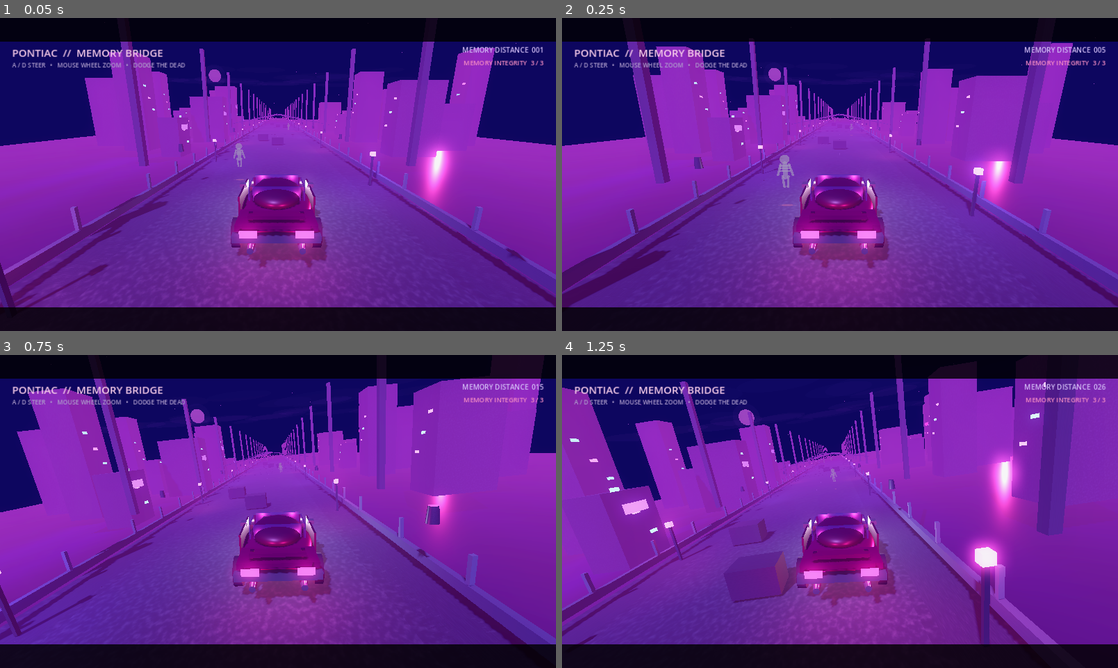
Above: before the commit, frames 1-4 (two rows, left to right).
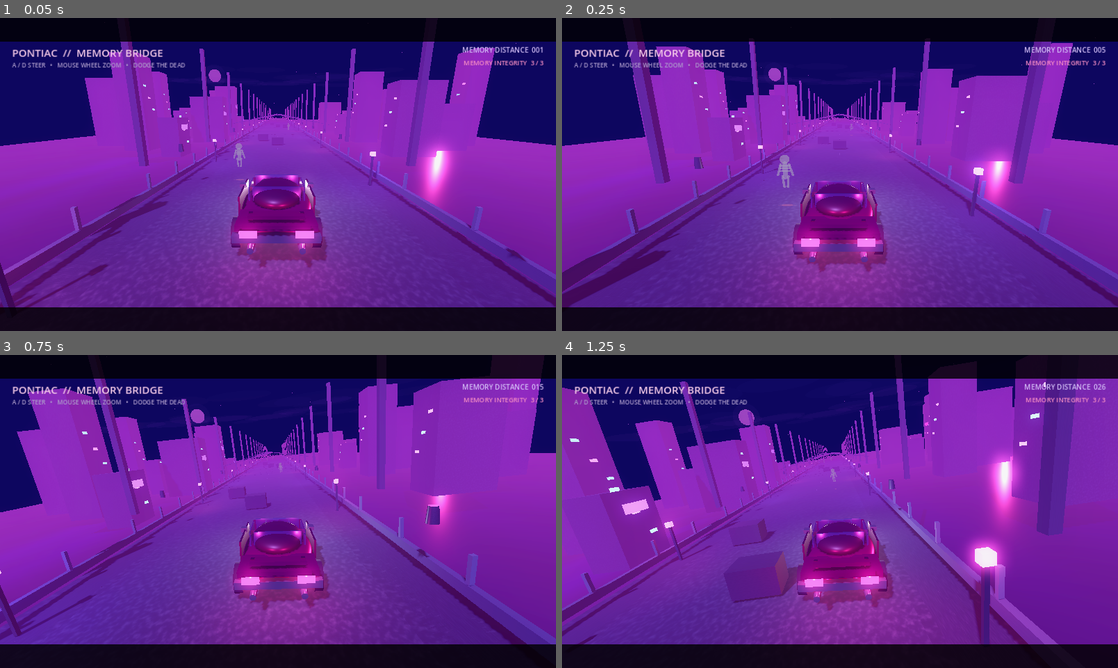
Above: after the commit, the same moments.

Repository: fuzeonspotify/outoftime
Game: Godot game, scene res://scenes/road_memory.tscn
The game is run twice, just before and just after one commit, with the same random seed, the same clock (stepped at 60 frames per second) and the same inputs. This scene is started directly instead of the project's main scene.
Inputs (mouse positions are in pixels of both pictures, inside the frame that each line leads up to):
- Up to frame 1 (0.05 s): no input
- Up to frame 2 (0.25 s): no input
- Up to frame 3 (0.75 s): move the mouse to (400, 495) at 0.52 s; hold D (move_right) from 0.53 s (still down); tap Shift at 0.6 s; click (400, 495) at 0.67 s
- Up to frame 4 (1.25 s): keep holding D (move_right); tap Space at 0.77 s

Frame 1 is identical in both runs. In frame 2, 2.7% of the frame differs, in the area x 41-59%, y 50-82%; in frame 3, 2.8%, in the area x 41-60%, y 50-82%; in frame 4, 2.8%.
Error in both runs: Invalid assignment of property or key 'volume_linear' with value of type 'float' on a base object of type 'AudioStreamPlayer'. (res://scripts/audio/music_direc…

Commit message:
Align rebuilt Pontiac with bridge surface

Diff:
--- a/scenes/road_memory.tscn
+++ b/scenes/road_memory.tscn
@@ -1,9 +1,10 @@
-[gd_scene load_steps=5 format=3]
+[gd_scene load_steps=6 format=3]
 
 [ext_resource type="Script" path="res://scripts/world/road_memory.gd" id="1_road"]
 [ext_resource type="Script" path="res://scripts/world/road_audio.gd" id="2_audio"]
 [ext_resource type="Script" path="res://scripts/world/environment_art_pass.gd" id="3_art"]
 [ext_resource type="Script" path="res://scripts/models/world_model_upgrade.gd" id="4_models"]
+[ext_resource type="Script" path="res://scripts/models/model_alignment_fixes.gd" id="5_alignment"]
 
 [node name="RoadMemory" type="Node3D"]
 script = ExtResource("1_road")
@@ -16,3 +17,6 @@
 
 [node name="WorldModelUpgrade" type="Node" parent="."]
 script = ExtResource("4_models")
+
+[node name="ModelAlignmentFixes" type="Node" parent="."]
+script = ExtResource("5_alignment")
